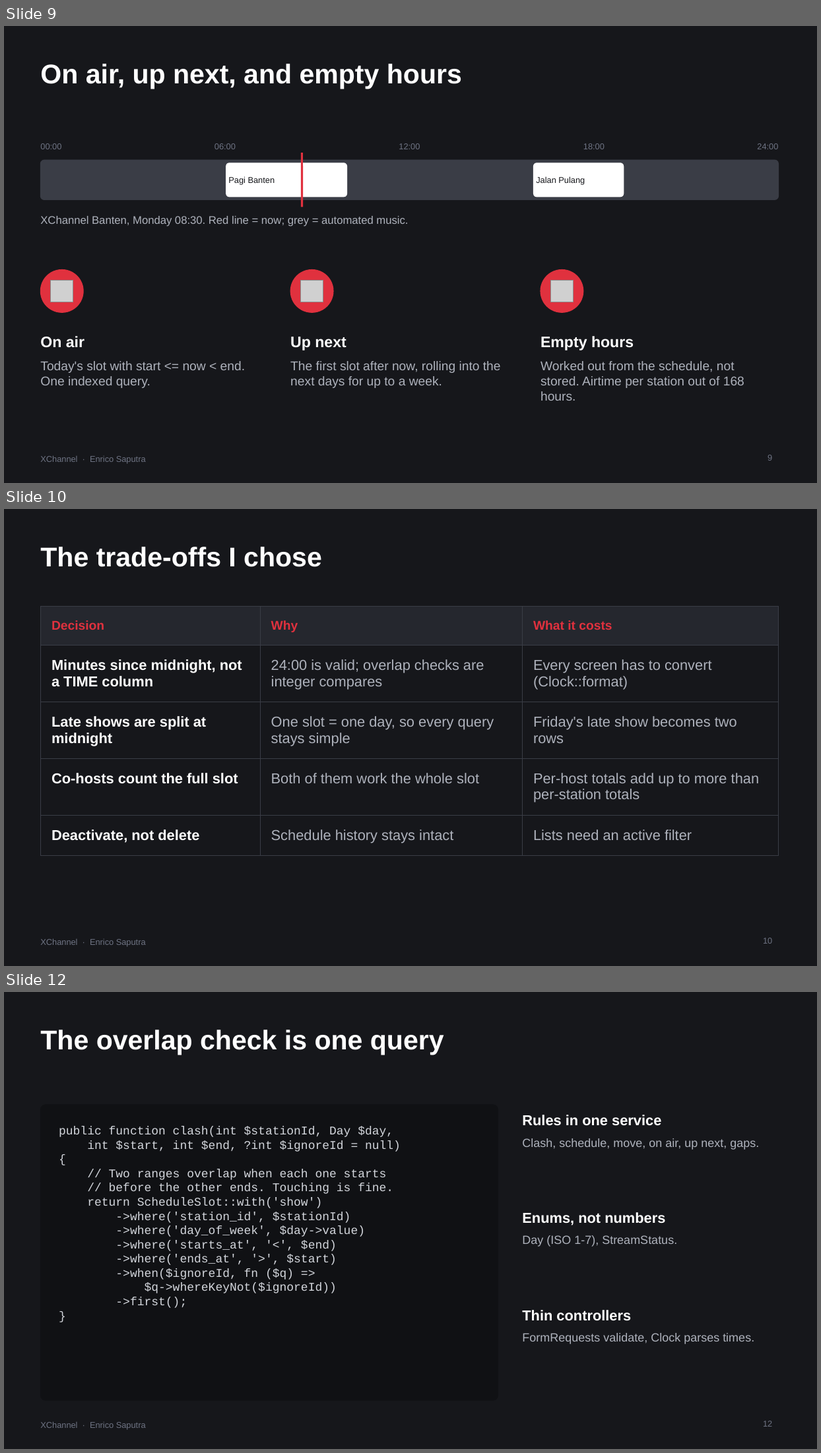
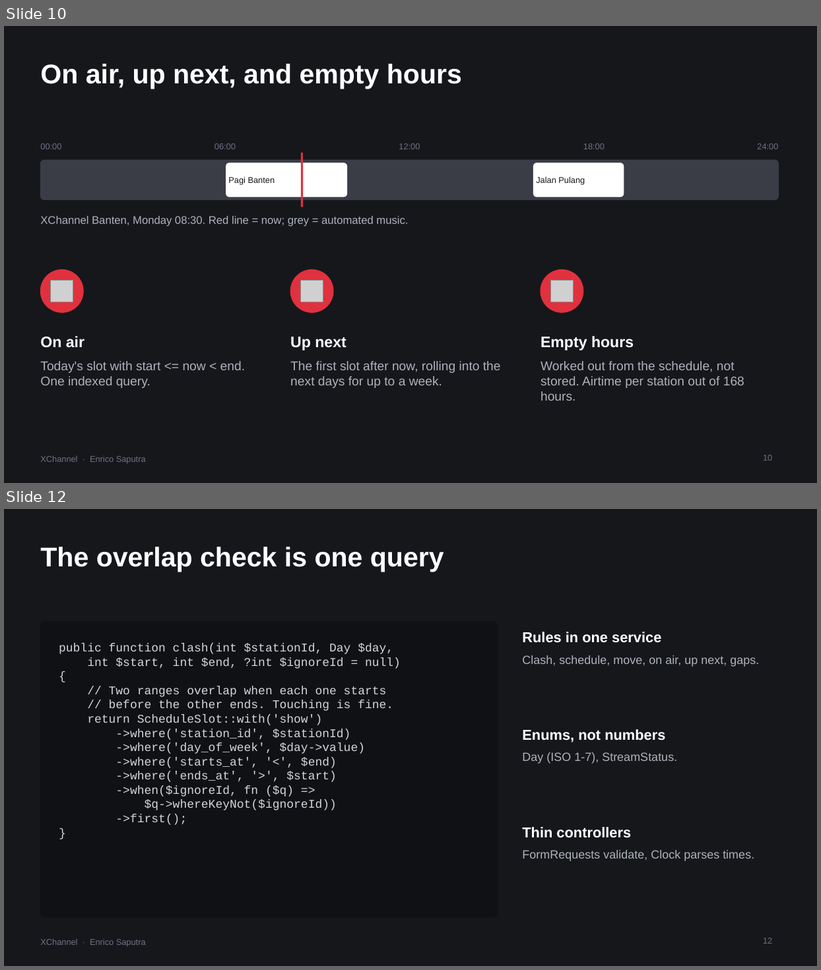
Before and after one commit to Enricosaputra/xchannel-dashboard-demo, a slide deck: docs/XChannel-walkthrough.pptx. Shown one above the other, each under a label of ours: slides 9, 10 and 12 before the commit, slides 10 and 12 after it; the slides between them are not shown. The pictures are 821x1453 and 821x970 pixels, drawn with LibreOffice and Linux fonts; fonts in the diff are those of the drawing; grey boxes stand for pictures. Boxes give left, top, right and bottom in pixels: in the first picture for what was removed or moved away, otherwise in the second. Text is boxed around its words. In the diff, an @@ line names an element or a change of style, - is before the commit and + after.

Commit message:
Decks: ER diagram slide, stack slide gives the reason only, no trade-off slide

```diff
--- a/docs/XChannel-walkthrough.pptx
+++ b/docs/XChannel-walkthrough.pptx
@@ slide 10 removed at [4, 509, 817, 966], background #16171B; not listed: 1 template element that a slide beside it also shows @@
@@ title removed at [40, 547, 322, 567] @@
-The trade-offs I chose
@@ table removed at [40, 607, 779, 846], 5 rows, 3 columns @@
-Decision | Why | What it costs
-Minutes since midnight, not a TIME column | 24:00 is valid; overlap checks are integer compares | Every screen has to convert (Clock::format)
-Late shows are split at midnight | One slot = one day, so every query stays simple | Friday's late show becomes two rows
-Co-hosts count the full slot | Both of them work the whole slot | Per-host totals add up to more than per-station totals
-Deactivate, not delete | Schedule history stays intact | Lists need an active filter
@@ page number removed at [763, 938, 772, 944] @@
-10
@@ what was slide 9 is now slide 10 @@
@@ page number at [763, 455, 772, 461]: text changed @@
-9
+10
```
Also in this commit, not shown: 1 slide changed, 1 slide added, 7 other files.
